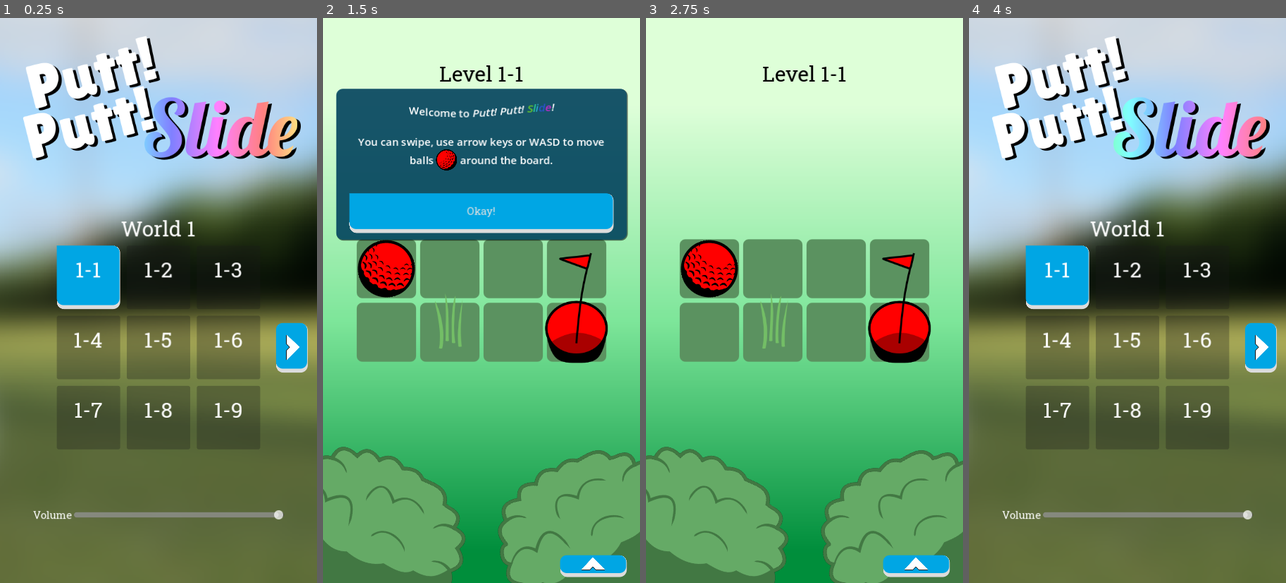
Above: before the commit, frames 1-4 (left to right).
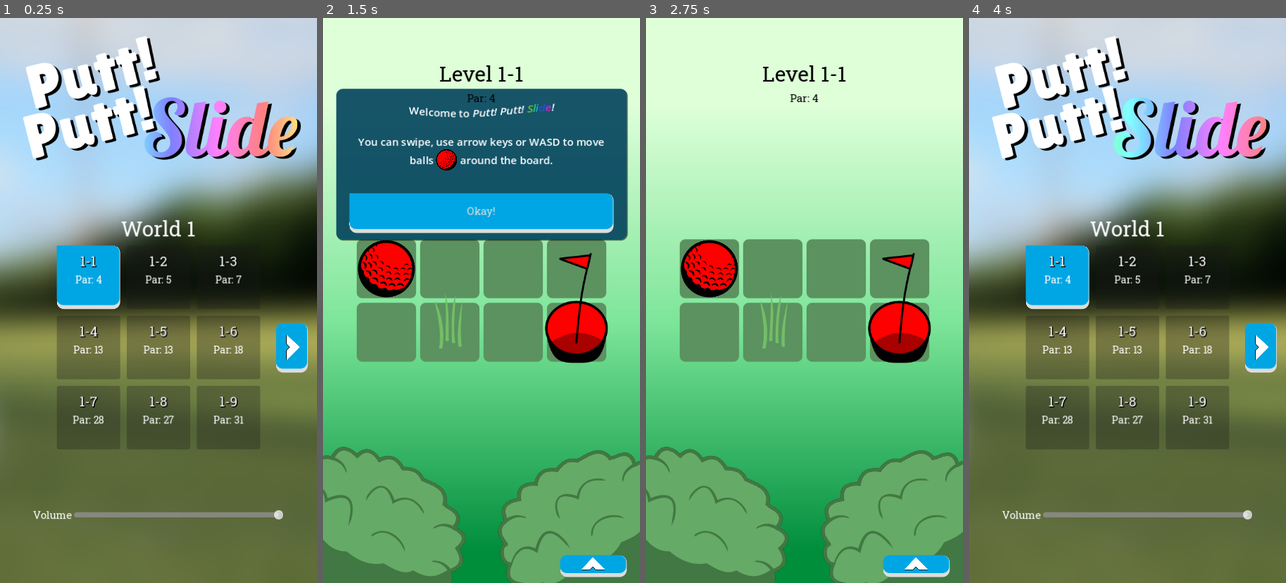
Above: after the commit, the same moments.

Repository: twincannon/GemSlide
Game: Godot game, scene res://scenes/main_menu.tscn
Two runs of this game, one before a commit and one after it. Both use one fixed random seed, a clock stepped at 60 frames per second and the inputs below. Sound files missing from this copy of the repository are replaced by a short silence.
Inputs (mouse positions are in pixels of both pictures, inside the frame that each line leads up to):
- Up to frame 1 (0.25 s): no input
- Up to frame 2 (1.5 s): click (411, 277) at 0.5 s; move the mouse to (551, 272) at 1.27 s; hold D (right) from 1.28 s (still down); click (551, 272) at 1.35 s
- Up to frame 3 (2.75 s): release D (right) at 2 s; click "Okay!" at 2 s
- Up to frame 4 (4 s): click (1238, 566) at 2.75 s; click "Main Menu" at 3.5 s

The runs differ from the first frame. In frame 1, 1.7% of the frame differs, in the area x 22-77%, y 42-72%; in frame 2, less than 0.1%; in frame 3, less than 0.1%; in frame 4, 1.7%.

Commit message:
added beat the dev par result, par moves shown

Diff:
--- a/scenes/game.tscn
+++ b/scenes/game.tscn
@@ -198,6 +198,14 @@
 theme_override_colors/font_color = Color(0, 0, 0, 1)
 theme_override_font_sizes/font_size = 32
 text = "Level 0-0"
+horizontal_alignment = 1
+vertical_alignment = 1
+
+[node name="ParLabel" type="Label" parent="Canvas/HUD/MarginContainer/VBoxContainer"]
+unique_name_in_owner = true
+layout_mode = 2
+theme_override_colors/font_color = Color(0, 0, 0, 1)
+text = "Par: 0"
 horizontal_alignment = 1
 vertical_alignment = 1
 
--- a/scenes/levels/world3/level03-06.tscn
+++ b/scenes/levels/world3/level03-06.tscn
@@ -8,8 +8,8 @@
 offset_bottom = 428.0
 columns = 8
 script = ExtResource("1_ja5tq")
-par_moves = 29
-dev_best = 24
+par_moves = 26
+dev_best = 21
 
 [node name="EntityButton" parent="." instance=ExtResource("2_e0q7w")]
 layout_mode = 2
--- a/scenes/level_editor/level_button.tscn
+++ b/scenes/ui/level_button.tscn
@@ -30,8 +30,21 @@
 unique_name_in_owner = true
 layout_mode = 2
 size_flags_vertical = 6
-theme_override_font_sizes/font_size = 32
+theme_override_colors/font_shadow_color = Color(0, 0, 0, 1)
+theme_override_constants/shadow_offset_x = 1
+theme_override_constants/shadow_offset_y = 1
+theme_override_constants/shadow_outline_size = 2
+theme_override_font_sizes/font_size = 20
 text = "0-0"
+horizontal_alignment = 1
+vertical_alignment = 1
+
+[node name="Par" type="Label" parent="MarginContainer/VBoxContainer"]
+unique_name_in_owner = true
+layout_mode = 2
+size_flags_vertical = 6
+theme_override_font_sizes/font_size = 15
+text = "Par: 0"
 horizontal_alignment = 1
 vertical_alignment = 1
 
@@ -40,7 +53,7 @@
 layout_mode = 2
 size_flags_vertical = 6
 theme_override_font_sizes/font_size = 15
-text = "Best: 22"
+text = "Best: 0"
 horizontal_alignment = 1
 vertical_alignment = 1
 
--- a/scenes/ui/par_moves_indicator.tscn
+++ b/scenes/ui/par_moves_indicator.tscn
@@ -6,6 +6,7 @@
 [ext_resource type="Texture2D" uid="uid://bpuxmhjnxr2r6" path="res://assets/art/results/result_birdie.png" id="2_jbej5"]
 [ext_resource type="Texture2D" uid="uid://c75pv5yrmm7ab" path="res://assets/art/results/result_eagle.png" id="3_c17p8"]
 [ext_resource type="Shader" path="res://shaders/logo_slide.gdshader" id="4_t7k7m"]
+[ext_resource type="Texture2D" uid="uid://c3qvjxqvfdqb6" path="res://assets/art/results/result_beatdev.png" id="7_lbpua"]
 
 [sub_resource type="ShaderMaterial" id="ShaderMaterial_wjngh"]
 shader = ExtResource("4_t7k7m")
@@ -71,4 +72,12 @@
 expand_mode = 2
 stretch_mode = 5
 
+[node name="BeatDev" type="TextureRect" parent="Results"]
+visible = false
+material = SubResource("ShaderMaterial_wjngh")
+layout_mode = 2
+texture = ExtResource("7_lbpua")
+expand_mode = 2
+stretch_mode = 5
+
 [node name="AudioStreamPlayer" type="AudioStreamPlayer" parent="."]
--- a/scripts/game.gd
+++ b/scripts/game.gd
@@ -42,6 +42,8 @@
 
 	# can i queue_free this after im done with it?
 	Globals.current_level = Globals.current_level_scene.instantiate() as LevelBase
+
+	%ParLabel.text = "Par: " + str(Globals.current_level.par_moves)
 
 	if !Globals.did_retry:
 		if Globals.current_level.tutorial.is_empty() == false:
@@ -326,6 +328,8 @@
 		var par_moves_indicator = par_moves_indicator_scene.instantiate()
 		if moves == Globals.current_level.par_moves:
 			par_moves_indicator.result = Globals.ResultType.Par
+		elif moves < Globals.current_level.dev_best:
+			par_moves_indicator.result = Globals.ResultType.BeatDev
 		elif moves <= Globals.current_level.par_moves - 5:
 			par_moves_indicator.result = Globals.ResultType.SuperEagle
 		elif moves <= Globals.current_level.par_moves - 3:
--- a/scripts/globals.gd
+++ b/scripts/globals.gd
@@ -4,7 +4,7 @@
 											load("res://data/worlds/world02.tres"), \
 											load("res://data/worlds/world03.tres")]
 
-enum ResultType { Par, Birdie, Eagle, SuperEagle }
+enum ResultType { Par, Birdie, Eagle, SuperEagle, BeatDev }
 
 var current_world_data : WorldData = load("res://data/worlds/world01.tres")
 
--- a/scripts/level_editor/level_button.gd
+++ b/scripts/level_editor/level_button.gd
@@ -18,3 +18,6 @@
 
 func set_button_score(score):
 	%Moves.text = "Best: " + str(score) if score > 0 else ""
+
+func set_par_score(par):
+	%Par.text = "Par: " + str(par) if par > 0 else ""
--- a/scripts/main_menu.gd
+++ b/scripts/main_menu.gd
@@ -1,6 +1,6 @@
 extends Control
 
-@onready var level_button_scene = preload("res://scenes/level_editor/level_button.tscn")
+@onready var level_button_scene = preload("res://scenes/ui/level_button.tscn")
 
 func _ready():
 	update_world()
@@ -30,6 +30,11 @@
 				buttons[i].set_button_text(str(Globals.get_current_world_index()+1) + "-" + str(i+1))
 				var level_path = Globals.current_world_data.level_data[i].resource_path
 				buttons[i].set_button_score(SaveGame.get_level_score(level_path))
+				# This is real gross - instantiating the whole scene for a single var. Bleh
+				# Make a level data resource or something?
+				var level_temp = Globals.current_world_data.level_data[i].instantiate()
+				buttons[i].set_par_score(level_temp.par_moves)
+				level_temp.queue_free()
 				#if OS.has_feature("web") == false:
 				if SaveGame.is_level_unlocked(level_path) == false:
 					buttons[i].disabled = true
--- a/scripts/par_moves_indicator.gd
+++ b/scripts/par_moves_indicator.gd
@@ -22,6 +22,9 @@
 		Globals.ResultType.SuperEagle:
 			%Results/SuperEagle.visible = true
 			$AudioStreamPlayer.stream = result_sound_supereagle
+		Globals.ResultType.BeatDev:
+			%Results/BeatDev.visible = true
+			$AudioStreamPlayer.stream = result_sound_supereagle
 
 	$AudioStreamPlayer.play()
 
Binary file added: assets/art/results/result_beatdev.png
Not shown, added: assets/art/results/result_beatdev.png.import
Not shown: 2 places in scenes/level_editor/entity_icon.tscn that only renumber resources
Not shown: 2 places in scenes/ui/level_button.tscn that only renumber resources
Not shown: 1 places in scenes/ui/par_moves_indicator.tscn that only renumber resources
